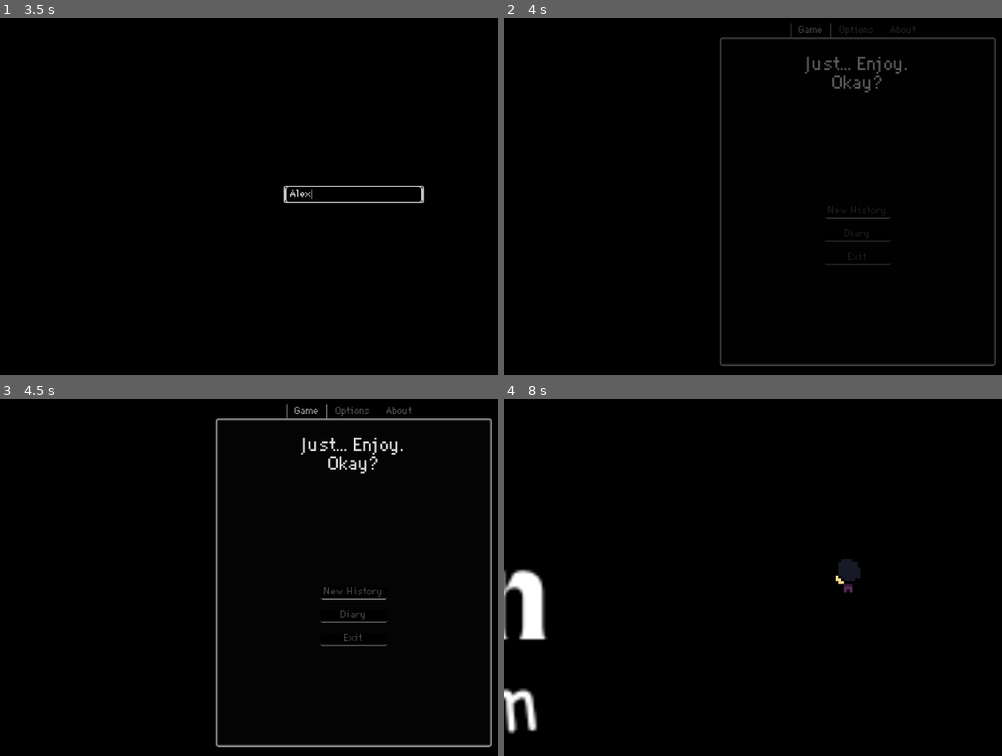
Above: before the commit, frames 1-4 (two rows, left to right).
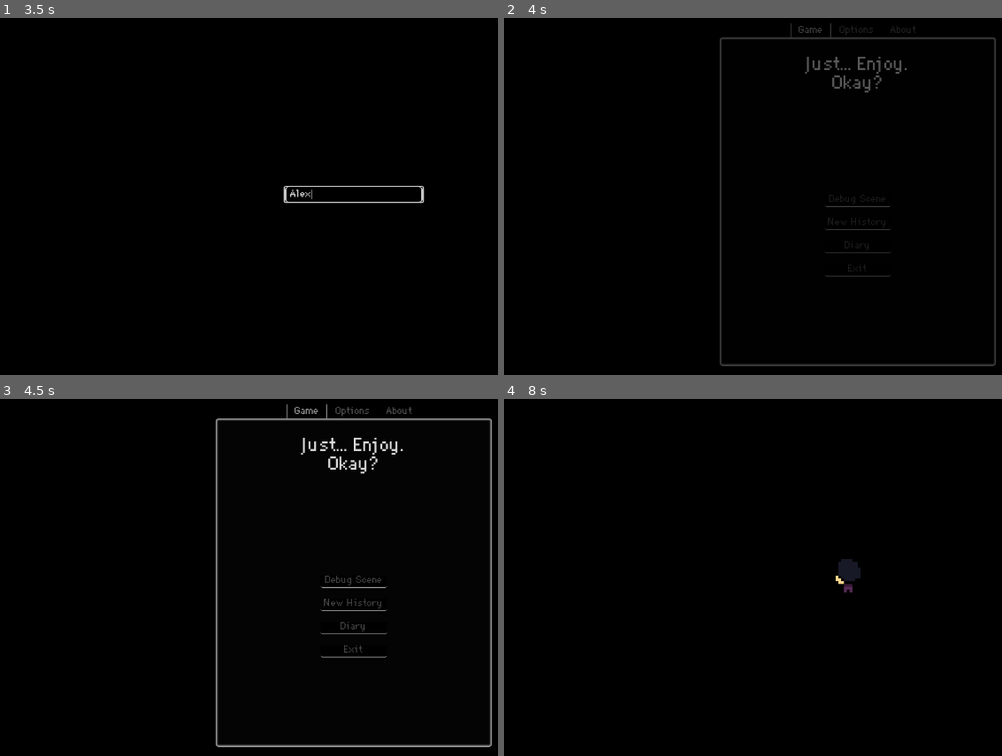
Above: after the commit, the same moments.

Repository: virtualtrisky/Just...-Enjoy
Game: Godot game, scene res://scenes/load_scene.tscn
Same seed, same stepped clock (60 frames per second), same inputs: the game is played once before the commit and once after it.
Inputs (mouse positions are in pixels of both pictures, inside the frame that each line leads up to):
- Up to frame 1 (3.5 s): hold Right (move_right) 0.53-1.28 s; tap Enter at 1.25 s; hold Down (move_down) 1.28-2.03 s; tap Space at 2 s; hold Right (move_right) 2.03-2.75 s; click (353, 192) at 2.77 s; type "Alex" at 2.85 s
- Up to frame 2 (4 s): tap Enter at 3.5 s; hold Up (move_up) from 3.53 s (still down)
- Up to frame 3 (4.5 s): release Up (move_up) at 4.25 s; click (353, 581) at 4.25 s, where only the run after the commit has a clickable "Debug Scene"
- Up to frame 4 (8 s): click "New History" at 5 s; click "New History" at 5.75 s; click "Diary" at 6.5 s; tap Space at 7.25 s; hold Left (move_left) from 7.28 s (still down)

Frame 1 is identical in both runs. In frame 2, 0.3% of the frame differs, in the area x 64-78%, y 49-73%; in frame 3, 0.7%; in frame 4, 1.7%, in the area x 0-9%, y 47-94%.

Commit message:
bedroom created

Diff:
--- a/scenes/menu_scene.tscn
+++ b/scenes/menu_scene.tscn
@@ -208,6 +208,17 @@
 grow_vertical = 2
 theme_override_constants/separation = 20
 
+[node name="DebugButton" type="Button" parent="Screen/MarginContainer/TabContainer/Game/MarginContainer/VBoxContainer/Panel/VBoxContainer"]
+custom_minimum_size = Vector2(120, 0)
+layout_mode = 2
+theme_override_colors/font_hover_color = Color(0.866111, 0.866111, 0.866111, 1)
+theme_override_colors/font_color = Color(0.324203, 0.324203, 0.324203, 1)
+theme_override_styles/focus = ExtResource("6_yfxa8")
+theme_override_styles/hover = ExtResource("6_6od1f")
+theme_override_styles/pressed = ExtResource("6_yfxa8")
+theme_override_styles/normal = ExtResource("6_6od1f")
+text = "Debug Scene"
+
 [node name="PlayButton" type="Button" parent="Screen/MarginContainer/TabContainer/Game/MarginContainer/VBoxContainer/Panel/VBoxContainer"]
 custom_minimum_size = Vector2(120, 0)
 layout_mode = 2
@@ -354,6 +365,7 @@
 }
 autoplay = "fade_out"
 
+[connection signal="pressed" from="Screen/MarginContainer/TabContainer/Game/MarginContainer/VBoxContainer/Panel/VBoxContainer/DebugButton" to="Screen/MarginContainer/TabContainer/Game" method="_on_debug_button_pressed"]
 [connection signal="pressed" from="Screen/MarginContainer/TabContainer/Game/MarginContainer/VBoxContainer/Panel/VBoxContainer/PlayButton" to="Screen/MarginContainer/TabContainer/Game" method="_on_play_button_pressed"]
 [connection signal="pressed" from="Screen/MarginContainer/TabContainer/Game/MarginContainer/VBoxContainer/Panel/VBoxContainer/ContinueButton2" to="Screen/MarginContainer/TabContainer/Game" method="_on_continue_button_2_pressed"]
 [connection signal="pressed" from="Screen/MarginContainer/TabContainer/Game/MarginContainer/VBoxContainer/Panel/VBoxContainer/ExitButton" to="Screen/MarginContainer/TabContainer/Game" method="_on_exit_button_pressed"]
--- /dev/null
+++ b/scenes/world/bedroom.tscn
@@ -0,0 +1,12 @@
+[gd_scene load_steps=3 format=3 uid="uid://bsc4buw4ko13y"]
+
+[ext_resource type="PackedScene" uid="uid://bji1trcj62fwf" path="res://objects/pause_menu.tscn" id="1_v2s0l"]
+[ext_resource type="PackedScene" uid="uid://jq8av47j3b6o" path="res://objects/player.tscn" id="2_clvrg"]
+
+[node name="Bedroom" type="Node2D"]
+
+[node name="Player" parent="." instance=ExtResource("2_clvrg")]
+
+[node name="CanvasLayer" type="CanvasLayer" parent="."]
+
+[node name="PauseMenu" parent="CanvasLayer" instance=ExtResource("1_v2s0l")]
--- a/scripts/menu_scene/handle_buttons.gd
+++ b/scripts/menu_scene/handle_buttons.gd
@@ -9,7 +9,7 @@
 	fade_animation.play("fade_in")
 	Global.stop_music()
 	await fade_animation.animation_finished
-	get_tree().change_scene_to_file("res://scenes/world/debug_scene.tscn")
+	get_tree().change_scene_to_file("res://scenes/world/bedroom.tscn")
 
 
 func _on_exit_button_pressed() -> void:
@@ -27,3 +27,12 @@
 
 func _on_continue_button_2_pressed() -> void:
 	print("Open Diary")
+
+
+func _on_debug_button_pressed() -> void:
+	var fade_animation: AnimationPlayer = $"../../../../FadeTexture/AnimationPlayer"
+
+	fade_animation.play("fade_in")
+	Global.stop_music()
+	await fade_animation.animation_finished
+	get_tree().change_scene_to_file("res://scenes/world/debug_scene.tscn")
